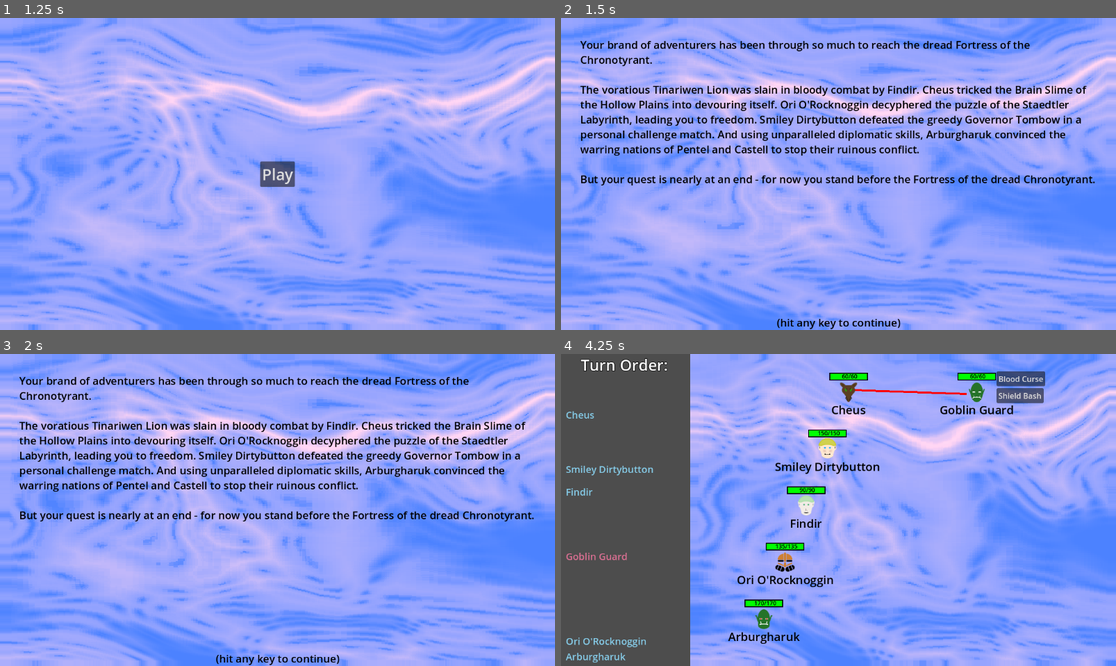
Above: before the commit, frames 1-4 (two rows, left to right).
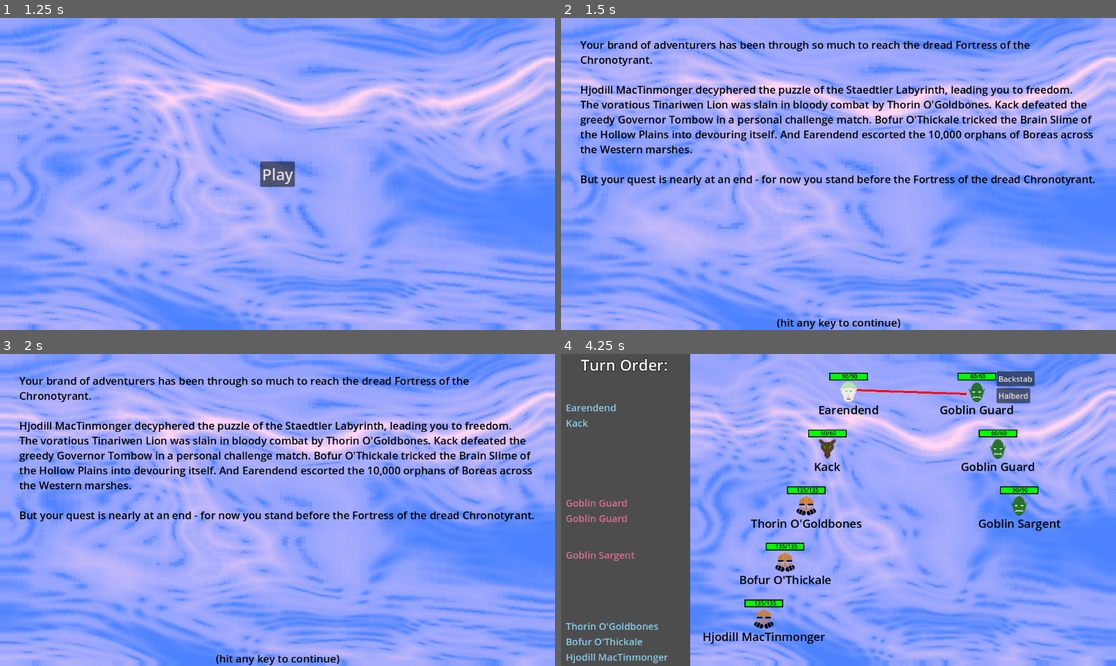
Above: after the commit, the same moments.

Repository: Habidakus/wild-jam-78-erase
Game: Godot game, scene res://Scenes/main.tscn
Same seed, same stepped clock (60 frames per second), same inputs: the game is played once before the commit and once after it. The engine's default icon, where the game draws it, is replaced by a stand-in: a white triangle on a blue panel in a dark square.
Inputs (mouse positions are in pixels of both pictures, inside the frame that each line leads up to):
- Up to frame 1 (1.25 s): tap Enter at 0.5 s; move the mouse to (399, 158) at 0.52 s; click (399, 158) at 0.67 s
- Up to frame 2 (1.5 s): click "Play" at 1.25 s
- Up to frame 3 (2 s): no input
- Up to frame 4 (4.25 s): tap Enter at 2, 3.5 s; move the mouse to (727, 525) at 2.02 s; click (727, 525) at 2.17 s; move the mouse to (894, 441) at 2.77 s; click (894, 441) at 2.92 s; move the mouse to (810, 572) at 3.52 s; click (810, 572) at 3.67 s

Frame 1 is identical in both runs. In frame 2, 6.8% of the frame differs, in the area x 3-96%, y 21-45%; in frame 3, 6.8%; in frame 4, 5.1%.

Commit message:
Implemented a bunch of the skills

Diff:
--- a/Scripts/attack_stats.gd
+++ b/Scripts/attack_stats.gd
@@ -157,7 +157,7 @@
 	else:
 		return speed_multiple * actor.slowness
 
-func get_cost_in_time_for_target(target : UnitStats) -> float:
+func get_cost_in_time_for_target(_target : UnitStats) -> float:
 	if stun > 0:
 		return damage * stun
 	else:
--- a/Scripts/game.gd
+++ b/Scripts/game.gd
@@ -10,7 +10,7 @@
 
 # Called when the node enters the scene tree for the first time.
 func _ready() -> void:
-	rnd.seed = 61
+	rnd.seed = 621
 	combat_state_machine_state = find_child("Combat") as SMSCombat
 	combat_state_machine_state.init(self)
 	path_state_machine_state = find_child("PathSelection") as SMSPath
@@ -56,11 +56,9 @@
 		heroes[i].prepare_for_next_battle(current_hero)
 
 func initialize_foes() -> void:
-	print("Clearing foes")
 	foes.clear()
-	for i in range(0, 1):
+	for i in range(0, 3):
 		foes.append(UnitStats.create_foes__goblin(rnd, i == 1))
-	print("Foes count = " + str(foes.size()))
 
 func destroy_hero(hero : UnitStats) -> void:
 	heroes = heroes.filter(func(a : UnitStats) : return a.id != hero.id)
@@ -152,6 +150,11 @@
 func clean_up_game_state() -> void:
 	game_state.release()
 	game_state = null
+
+func perform_skills(phase : SkillStats.SkillPhase, goodguys : Array[UnitStats], badguys : Array[UnitStats]) -> void:
+	for hero : UnitStats in goodguys:
+		for skill : SkillStats in hero.skills:
+			skill.apply(phase, hero, goodguys, badguys)
 
 var elo_values : Dictionary # <string, float>
 func dump_elo() -> void:
@@ -253,7 +256,6 @@
 	var prev_time : float = start_time - 1.0
 	for entry in sort_order:
 		var label : Label = trip_sheet_labels[entry[1]]
-		#var unit : UnitStats = game_state.get_unit_by_id(entry[1])
 		label.size_flags_stretch_ratio = entry[0] - prev_time
 		prev_time = entry[0]
 		trip_sheet.add_child(label)
@@ -387,6 +389,9 @@
 		ready_battle_space()
 		round_count = 0
 		setup_game_state()
+		var current_heroes : Array[UnitStats] = game_state.units.filter(func(a : UnitStats) : return a.side == UnitStats.Side.HUMAN)
+		var current_foes : Array[UnitStats] = game_state.units.filter(func(a : UnitStats) : return a.side == UnitStats.Side.COMPUTER)
+		perform_skills(SkillStats.SkillPhase.PRE_COMBAT, current_heroes, current_foes)
 		update_trip_sheet()
 		update_battle_space()
 		return
--- a/Scripts/gamestate_postcombat.gd
+++ b/Scripts/gamestate_postcombat.gd
@@ -26,6 +26,7 @@
 	game.calculate_elo()
 	game.preserve_heroes()
 	game.clean_up_game_state()
+	game.perform_skills(SkillStats.SkillPhase.POST_COMBAT, game.heroes, [])
 	game.ready_battle_space()
 
 	var skill_box : HBoxContainer = find_child("SkillBox") as HBoxContainer
--- a/Scripts/skill_stats.gd
+++ b/Scripts/skill_stats.gd
@@ -2,7 +2,7 @@
 
 enum SkillScope { SELF, FOE_UNDEAD, ALL_HEROES, ALL_DEAD_HEROES }
 enum SkillClass { NONE, ROGUE, FIGHTER, HOLY, MAGIC }
-enum SkillPhase { NONE, POST_COMBAT, PRE_COMBAT, PRE_BOSS }
+enum SkillPhase { NONE, POST_COMBAT, PRE_COMBAT }
 
 var skill_name : String = "???"
 var max_level : int = 1
@@ -12,9 +12,38 @@
 var phase : SkillPhase = SkillPhase.NONE
 var adjust_initiative : float = 0
 var adjust_health : float = 0
-var damage : float = 0
 var shield : float = 0
 var desc : String = "???"
+
+func apply(_phase : SkillPhase, hero : UnitStats, heroes : Array[UnitStats], foes : Array[UnitStats]) -> void:
+	if phase != _phase:
+		return
+	match scope:
+		SkillScope.SELF:
+			apply_to_unit(hero)
+		SkillScope.FOE_UNDEAD:
+			for foe : UnitStats in foes:
+				if foe.undead:
+					apply_to_unit(foe)
+		SkillScope.ALL_HEROES:
+			for unit : UnitStats in heroes:
+				apply_to_unit(unit)
+		SkillScope.ALL_DEAD_HEROES:
+			for unit : UnitStats in heroes:
+				if !unit.is_alive():
+					apply_to_unit(unit)
+
+func apply_to_unit(unit : UnitStats) -> void:
+	if adjust_health != 0:
+		print()
+		var new_health : float = min(unit.current_health + unit.max_health * adjust_health * current_level, unit.max_health)
+		print("Healing " + unit.unit_name + " for " + str(new_health - unit.current_health) + " hp")
+		unit.current_health = new_health
+	if adjust_initiative != 0:
+		unit.next_attack += adjust_initiative * current_level
+		print("lowering " + unit.unit_name + " initiative by " + str(adjust_initiative * current_level)  + " seconds")
+	if shield != 0:
+		print("TODO: Implement SHIELD skill")
 
 func generate_next_level() -> SkillStats:
 	var ret_val : SkillStats = SkillStats.new()
@@ -26,7 +55,6 @@
 	ret_val.phase = phase
 	ret_val.adjust_initiative = adjust_initiative
 	ret_val.adjust_health = adjust_health
-	ret_val.damage = damage
 	ret_val.shield = shield
 	ret_val.desc = desc
 	return ret_val
@@ -36,19 +64,19 @@
 	return self
 
 static func create_skill_stealth() -> SkillStats:
-	return create("Stealth", 1, SkillPhase.PRE_COMBAT, SkillClass.ROGUE, SkillScope.SELF).mod_initiative(-10).set_description("This hero attacks well before everyone else on the field.")
+	return create("Stealth", 3, SkillPhase.PRE_COMBAT, SkillClass.ROGUE, SkillScope.SELF).mod_initiative(-3.33).set_description("This hero attacks well before everyone else on the field.")
 static func create_skill_ambush() -> SkillStats:
-	return create("Ambush", 3, SkillPhase.PRE_COMBAT, SkillClass.ROGUE, SkillScope.ALL_HEROES).mod_initiative(-5).set_description("This hero helps the rest of the party set up an ambush, allowing them possible extra attacks at the start of combat.")
+	return create("Ambush", 10, SkillPhase.PRE_COMBAT, SkillClass.ROGUE, SkillScope.ALL_HEROES).mod_initiative(-1).set_description("This hero helps the rest of the party set up an ambush, allowing them possible extra attacks at the start of combat.")
 
 static func create_skill_healing_herbs() -> SkillStats:
-	return create("Healing Herbs", 4, SkillPhase.POST_COMBAT, SkillClass.FIGHTER, SkillScope.ALL_HEROES).mod_healing(0.15).set_description("This hero knows how to prepare a tea of healing herbs between combats, helping restore the health of all wounded allies.")
+	return create("Healing Herbs", 4, SkillPhase.POST_COMBAT, SkillClass.FIGHTER, SkillScope.ALL_HEROES).mod_health(0.15).set_description("This hero knows how to prepare a tea of healing herbs between combats, helping restore the health of all wounded allies.")
 static func create_skill_walk_it_off() -> SkillStats:
-	return create("Walk It Off", 3, SkillPhase.POST_COMBAT, SkillClass.FIGHTER, SkillScope.SELF).mod_healing(0.25).set_description("This hero is a veteran of patching themselves up, and heals quickly between combats.")
+	return create("Walk It Off", 3, SkillPhase.POST_COMBAT, SkillClass.FIGHTER, SkillScope.SELF).mod_health(0.25).set_description("This hero is a veteran of patching themselves up, and heals quickly between combats.")
 
 static func create_skill_healing_prayer() -> SkillStats:
-	return create("Healing Prayer", 2, SkillPhase.POST_COMBAT, SkillClass.HOLY, SkillScope.ALL_DEAD_HEROES).mod_healing(0.25).set_description("This holy hero helps restore the health of anyone who was defeated in a previous combat.")
+	return create("Healing Prayer", 2, SkillPhase.POST_COMBAT, SkillClass.HOLY, SkillScope.ALL_DEAD_HEROES).mod_health(0.25).set_description("This holy hero helps restore the health of anyone who was defeated in a previous combat.")
 static func create_skill_turn_undead() -> SkillStats:
-	return create("Turn Undead", 2, SkillPhase.PRE_COMBAT, SkillClass.HOLY, SkillScope.FOE_UNDEAD).apply_damage_to_foe(0.1).set_description("This holy hero inflicts special damage on all undead before combat is joined.")
+	return create("Turn Undead", 2, SkillPhase.PRE_COMBAT, SkillClass.HOLY, SkillScope.FOE_UNDEAD).mod_health(-0.25).set_description("This holy hero inflicts special damage on all undead before combat is joined.")
 
 static func create_skill_magic_shield() -> SkillStats:
 	return create("Magic Shield", 2, SkillPhase.PRE_COMBAT, SkillClass.MAGIC, SkillScope.SELF).mod_shield(50).set_description("This magic hero is skilled in protecting themselves with a magic shield that is prepared before combat.")
@@ -112,7 +140,7 @@
 	adjust_initiative += v
 	return self
 
-func mod_healing(v : float) -> SkillStats:
+func mod_health(v : float) -> SkillStats:
 	adjust_health += v
 	return self
 
@@ -120,9 +148,5 @@
 	shield += v
 	return self
 
-func apply_damage_to_foe(v : float) -> SkillStats:
-	damage += v
-	return self
-
 func generate_description() -> String:
 	return "Description:\n\n" + desc
--- a/Scripts/unit_mod.gd
+++ b/Scripts/unit_mod.gd
@@ -149,16 +149,17 @@
 static var s_attack_magic_missile : AttackStats = AttackStats.create("Zzzap", AttackStats.AttackTarget.ANY).adjust_damage(0.95)
 static var s_attack_smash : AttackStats = AttackStats.create("Smash", AttackStats.AttackTarget.FARTHEST_FROM_DEATH).adjust_damage(1.55).adjust_speed(1.25)
 static var s_attack_heal : AttackStats = AttackStats.create("Heal", AttackStats.AttackTarget.CLOSEST_TO_DEATH).adjust_damage(1.25).set_on_allies().has_cooldown()
-static var s_attack_net : AttackStats = AttackStats.create("Net", AttackStats.AttackTarget.TWO_REAR_MOST).set_stun(0.95).adjust_damage(1)
+static var s_attack_net : AttackStats = AttackStats.create("Net", AttackStats.AttackTarget.TWO_REAR_MOST).set_stun(0.95).adjust_damage(2).has_single_use().adjust_speed(1.25)
 static var s_attack_blood_curse : AttackStats = AttackStats.create("Blood Curse", AttackStats.AttackTarget.TWO_LEAST_ARMORED).set_bleed(5)
 static var s_attack_mace : AttackStats = AttackStats.create("Mace", AttackStats.AttackTarget.FRONT_MOST).adjust_damage(1.25).adjust_speed(1.15)
+static var s_attack_trident : AttackStats = AttackStats.create("Trident", AttackStats.AttackTarget.REAR_MOST).set_armor_piercing()
 
 static var s_occupation_knight : UnitMod = create("Knight").set_skill_class(SkillStats.SkillClass.FIGHTER).set_attack(s_attack_longsword).add_armor(7.5).add_slowness(1)
 static var s_occupation_assassin : UnitMod = create("Assassin").set_skill_class(SkillStats.SkillClass.ROGUE).set_attack(s_attack_backstab).add_slowness(-1)
 static var s_occupation_mage : UnitMod = create("Mage").set_skill_class(SkillStats.SkillClass.MAGIC).set_attack(s_attack_magic_missile)
 static var s_occupation_barbarian : UnitMod = create("Barbarian").set_skill_class(SkillStats.SkillClass.FIGHTER).set_attack(s_attack_smash).add_health(70)
 static var s_occupation_cleric : UnitMod = create("Cleric").set_skill_class(SkillStats.SkillClass.HOLY).set_attack(s_attack_heal).add_armor(5).set_attack(s_attack_mace)
-static var s_occupation_retiarius : UnitMod = create("Retiarius").set_skill_class(SkillStats.SkillClass.FIGHTER).set_attack(s_attack_net)
+static var s_occupation_retiarius : UnitMod = create("Retiarius").set_skill_class(SkillStats.SkillClass.FIGHTER).set_attack(s_attack_net).set_attack(s_attack_trident)
 static var s_occupation_warlock : UnitMod = create("Warlock").set_skill_class(SkillStats.SkillClass.MAGIC).set_attack(s_attack_blood_curse)
 
 static func pick_random_occupation(rnd : RandomNumberGenerator) -> UnitMod:
--- a/Scripts/unit_stats.gd
+++ b/Scripts/unit_stats.gd
@@ -17,6 +17,7 @@
 var unit_name : String
 var side : UnitStats.Side
 var icon : Icon = Icon.UNSET
+var undead : bool = false
 var elo : Array[String]
 var skill_class : SkillStats.SkillClass = SkillStats.SkillClass.NONE
 var skills : Array[SkillStats]
@@ -118,6 +119,7 @@
 	# The following members should need to be cloned while evaluating future turns
 	# ret_val.skill_class
 	# ret_val.skills
+	# ret_val.undead
 
 	return ret_val
 
Not shown, changed: todo.txt
